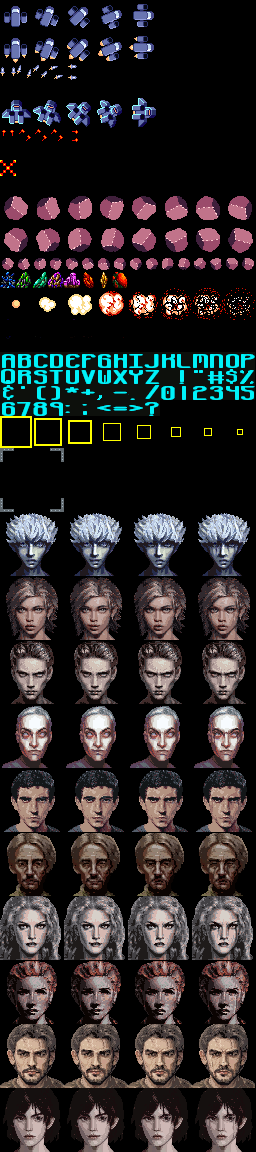
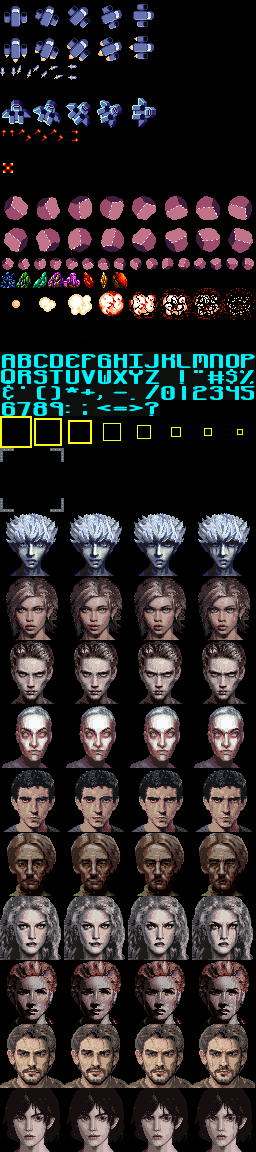
Layered file, before and after one edit (256px x 1152px). Changes by layer:
painted on "Background" over (0, 160, 16, 176)
